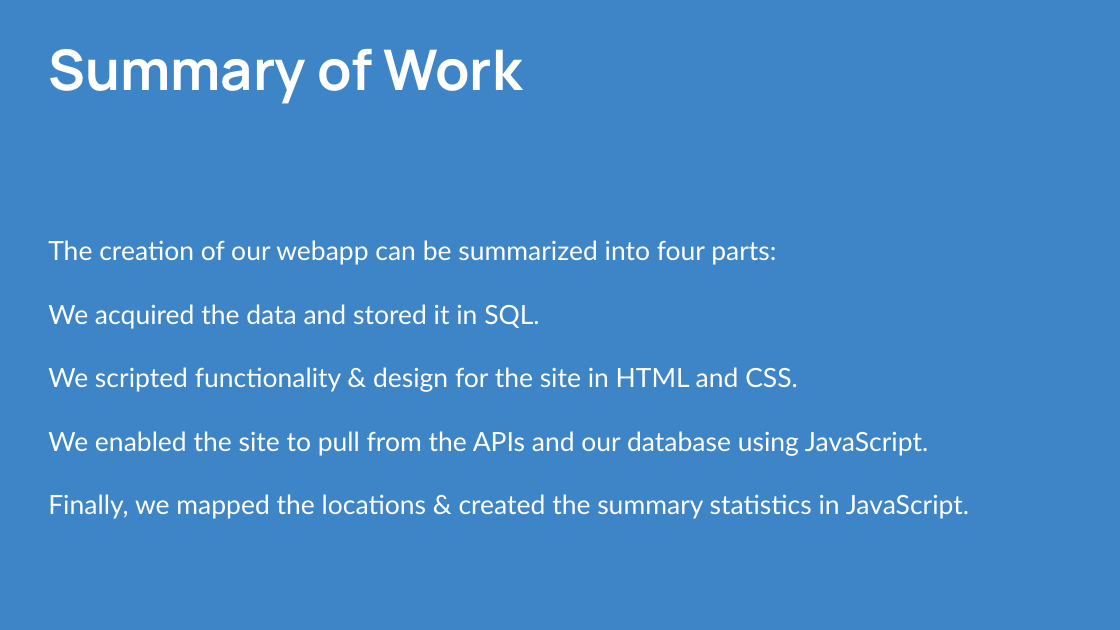
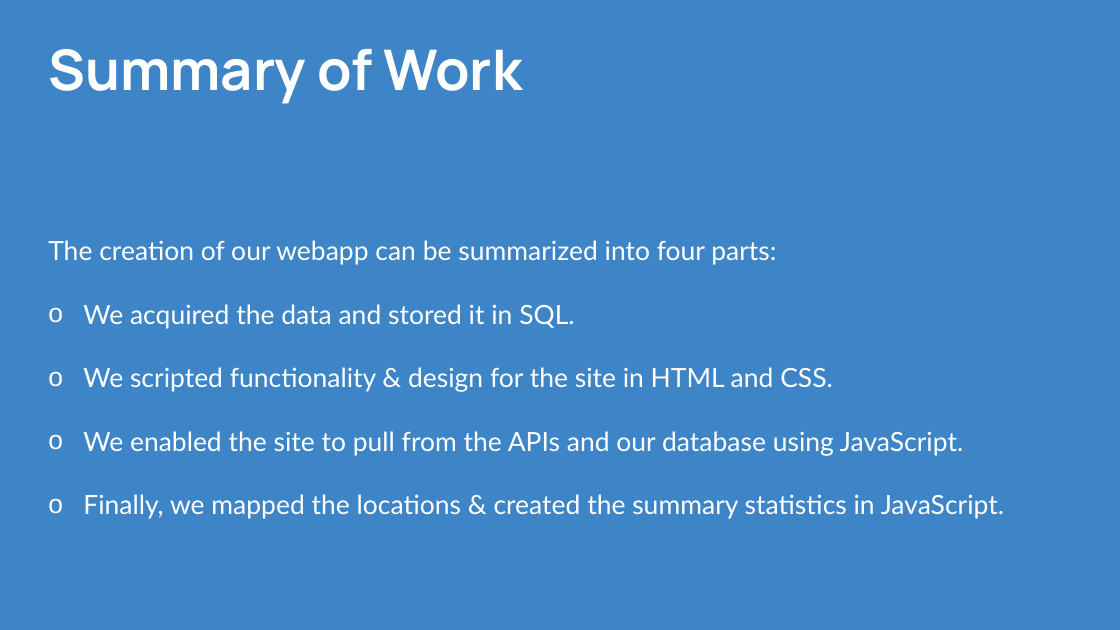
Before and after one commit to CPrince20/Homies, a slide deck: slide 19 of Homies City Collection.pptx. Drawn at 1120x630 pixels with LibreOffice and Linux fonts; fonts in the diff are those of the drawing. Boxes give left, top, right and bottom in pixels: in the first picture for what was removed or moved away, otherwise in the second. Text is boxed around its words. In the diff, an @@ line names an element or a change of style, - is before the commit and + after.

Commit message:
added to PPT

```diff
--- a/Homies City Collection.pptx
+++ b/Homies City Collection.pptx
@@ text at <box>83,304,1004,519</box>: bullet none to o @@
```
